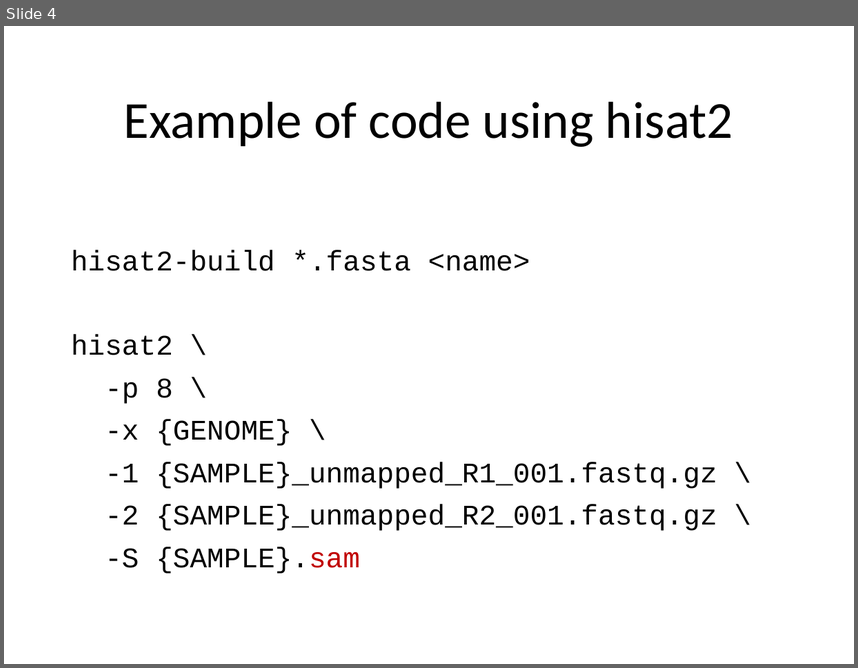
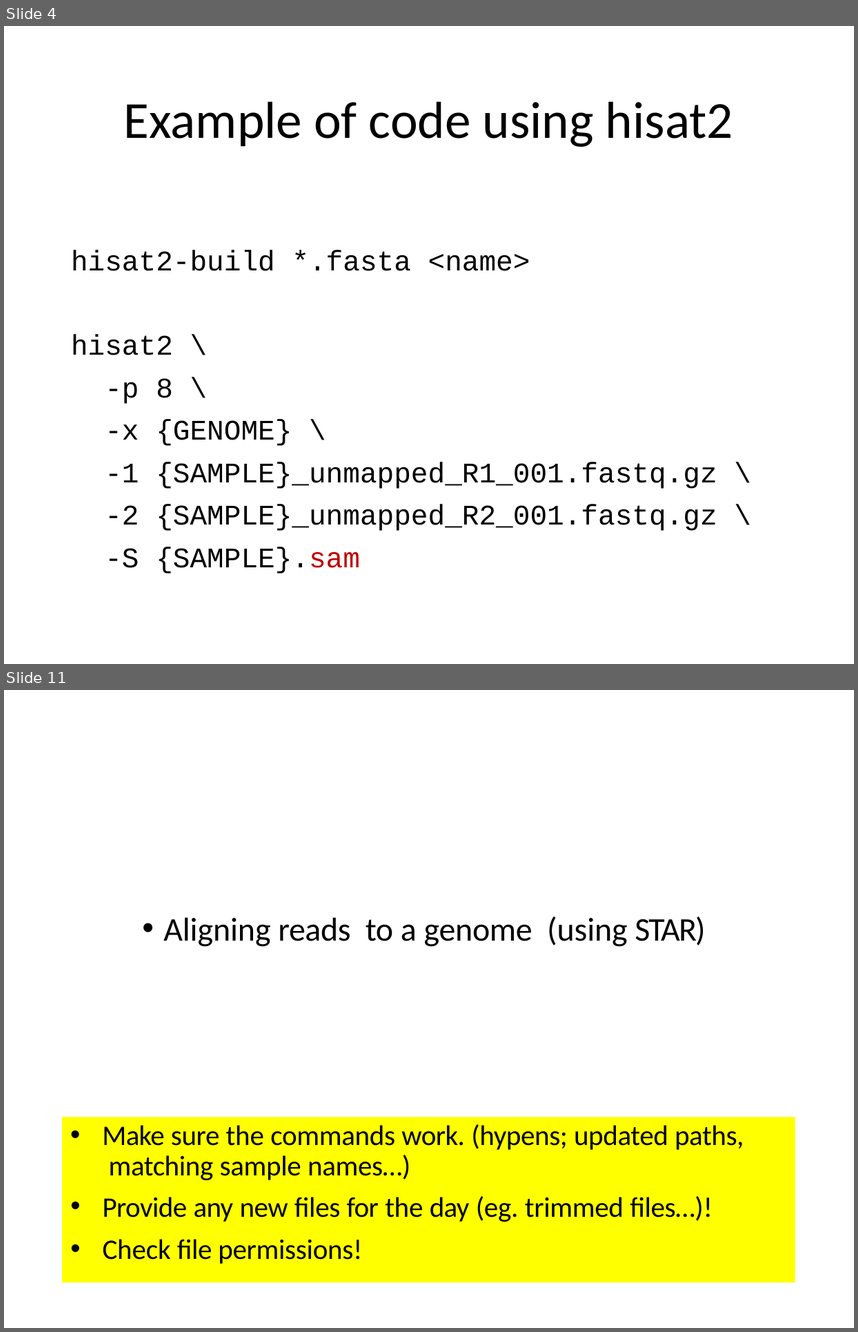
Before and after one commit to PRodriguez19/Intro-to-rnaseq, a slide deck: lectures/Lecture9-MMG232.pptx. Shown one above the other, each under a label of ours: slide 4 before the commit, slides 4 and 11 after it; the slides between them are not shown. The pictures are 858x668 and 858x1332 pixels, drawn with LibreOffice and Linux fonts; fonts in the diff are those of the drawing. Boxes give left, top, right and bottom in pixels: in the first picture for what was removed or moved away, otherwise in the second. Text is boxed around its words. In the diff, an @@ line names an element or a change of style, - is before the commit and + after.

```diff
--- a/lectures/Lecture9-MMG232.pptx
+++ b/lectures/Lecture9-MMG232.pptx
@@ slide 11 added at [4,690,854,1328], background #FFFFFF @@
@@ text added at [163,916,705,947], 28 pt, text #000000 @@
+• Aligning reads to a genome (using STAR)
@@ rectangle added at [62,1116,795,1283], fill #FFFF00, 24 pt, text #000000 @@
+• Make sure the commands work. (hypens; updated paths, matching sample names…)
+• Provide any new files for the day (eg. trimmed files…)!
+• Check file permissions!
```
Also in this commit, not shown: 10 other slides added, 2 other files.
